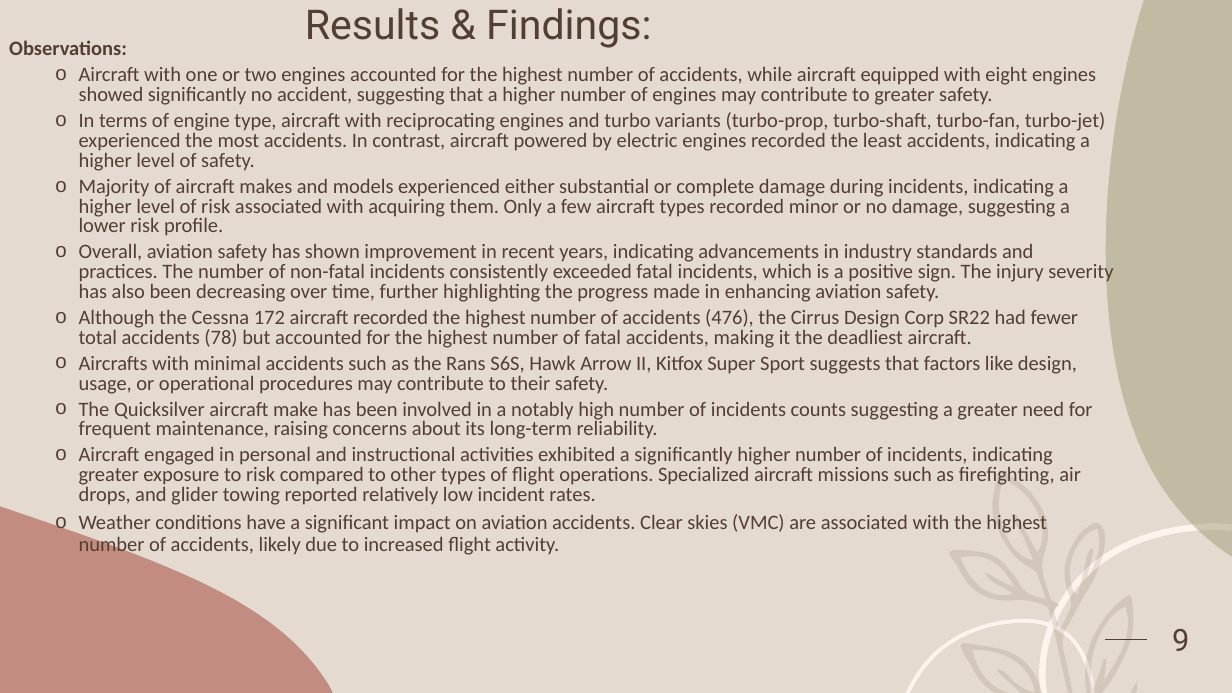
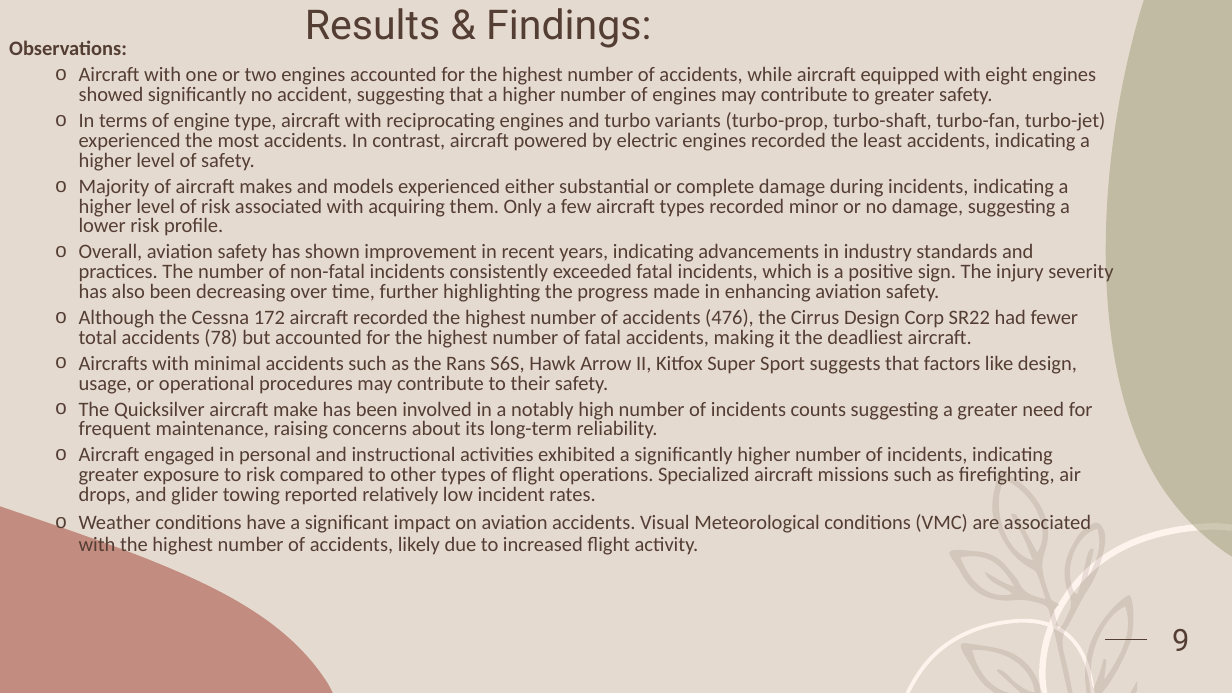
Before and after one commit to Hafsa-mohamed-Ad3n/Evaluating-Low-Risk-Aircraft-for-Growth-in-Aviation-Ventures, a slide deck: slide 9 of Identifying Low-Risk Aircraft for Expansion into Aviation Business.pptx. Drawn at 1232x693 pixels with LibreOffice and Linux fonts; fonts in the diff are those of the drawing. Boxes give left, top, right and bottom in pixels: in the first picture for what was removed or moved away, otherwise in the second. Text is boxed around its words. In the diff, an @@ line names an element or a change of style, - is before the commit and + after.

```diff
--- a/Identifying Low-Risk Aircraft for Expansion into Aviation Business.pptx
+++ b/Identifying Low-Risk Aircraft for Expansion into Aviation Business.pptx
@@ text at (79,514,1091,557): text changed @@
-  o Weather conditions have a significant impact on aviation accidents. Clear skies (VMC) are associated with the highest number of accidents, likely due to increased flight activity.
+  o Weather conditions have a significant impact on aviation accidents. Visual Meteorological conditions (VMC) are associated with the highest number of accidents, likely due to increased flight activity.
```
Also in this commit, not shown: 1 other file.
